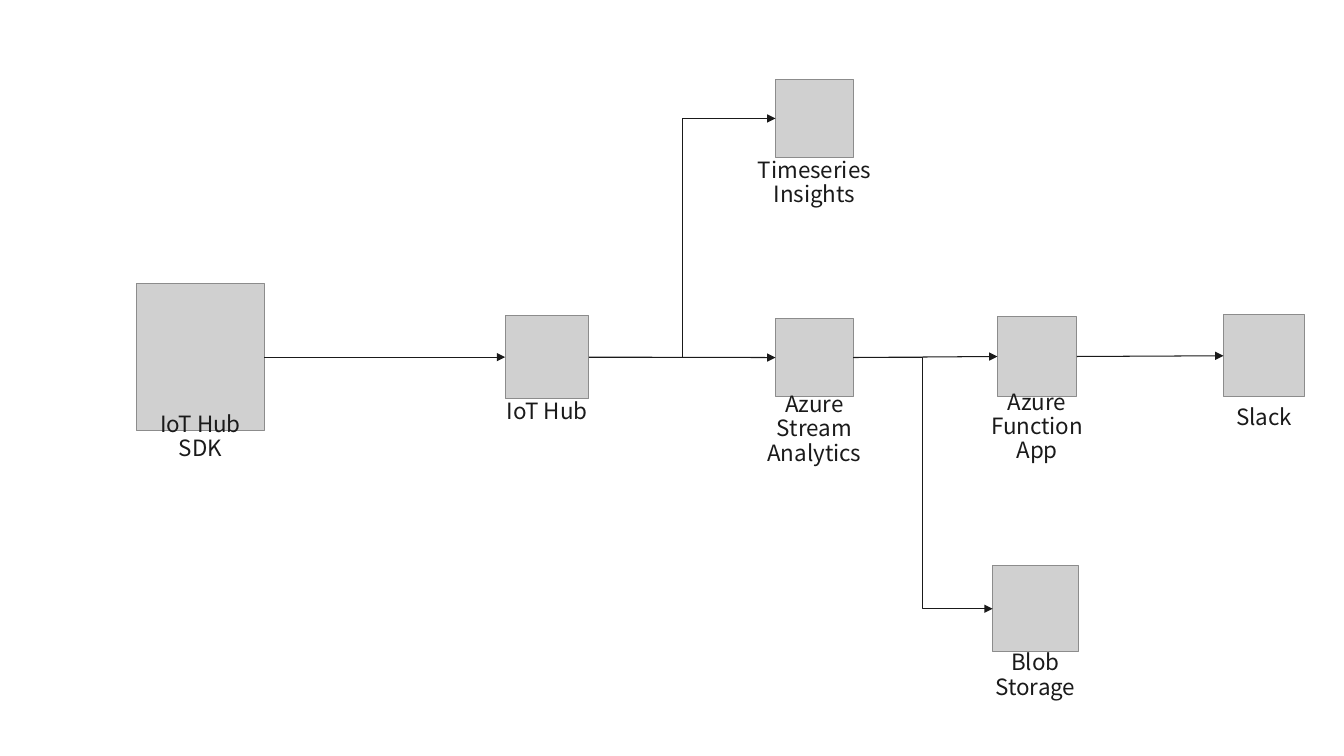
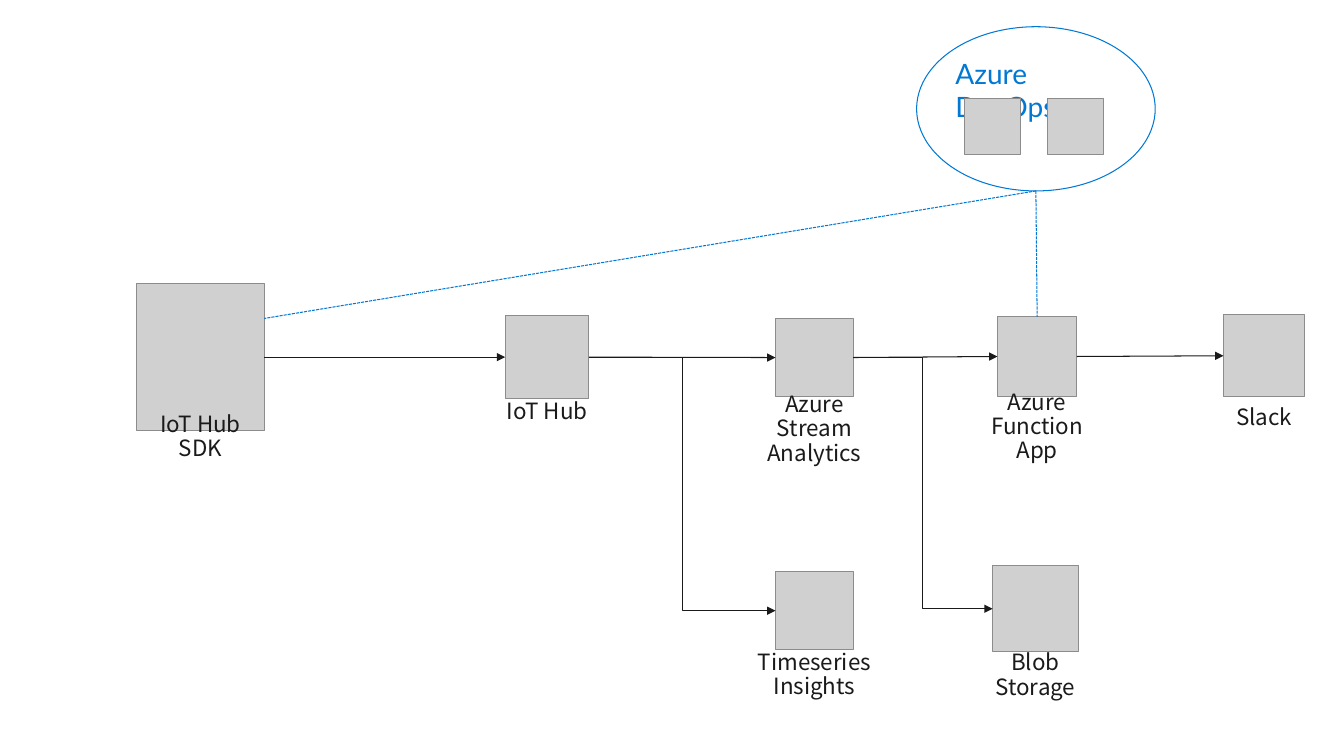
Before and after one commit to akubicharm/azure-workshop, a slide deck: slide 1 of iot-clientdev/images/iot-clientdev.pptx. Drawn at 1344x756 pixels with LibreOffice and Linux fonts; fonts in the diff are those of the drawing; grey boxes stand for pictures; background and template pictures are left out. Boxes give left, top, right and bottom in pixels: in the first picture for what was removed or moved away, otherwise in the second. Text is boxed around its words. In the diff, an @@ line names an element or a change of style, - is before the commit and + after.

```diff
--- a/iot-clientdev/images/iot-clientdev.pptx
+++ b/iot-clientdev/images/iot-clientdev.pptx
@@ group added at [917,27,1155,192]: 2 pictures, 1 ellipse, 1 text @@
+Azure DevOps
@@ line added from (1036, 191) to (264, 319), #0078D4 0.75 pt dashed @@
@@ line added from (1036, 191) to (1037, 317), #0078D4 0.75 pt dashed @@
@@ elbow arrow moved from (589, 357) - (775, 119) to (589, 357) - (775, 611) @@
@@ picture: place and size @@
-picture at [775,80,853,157]
+picture at [775,572,853,649]
@@ text "Timeseries Insights": place and size @@
-text "Timeseries Insights" at [758,155,871,208]
+text "Timeseries Insights" at [758,648,871,700]
```
Also in this commit, not shown: 7 other files.
